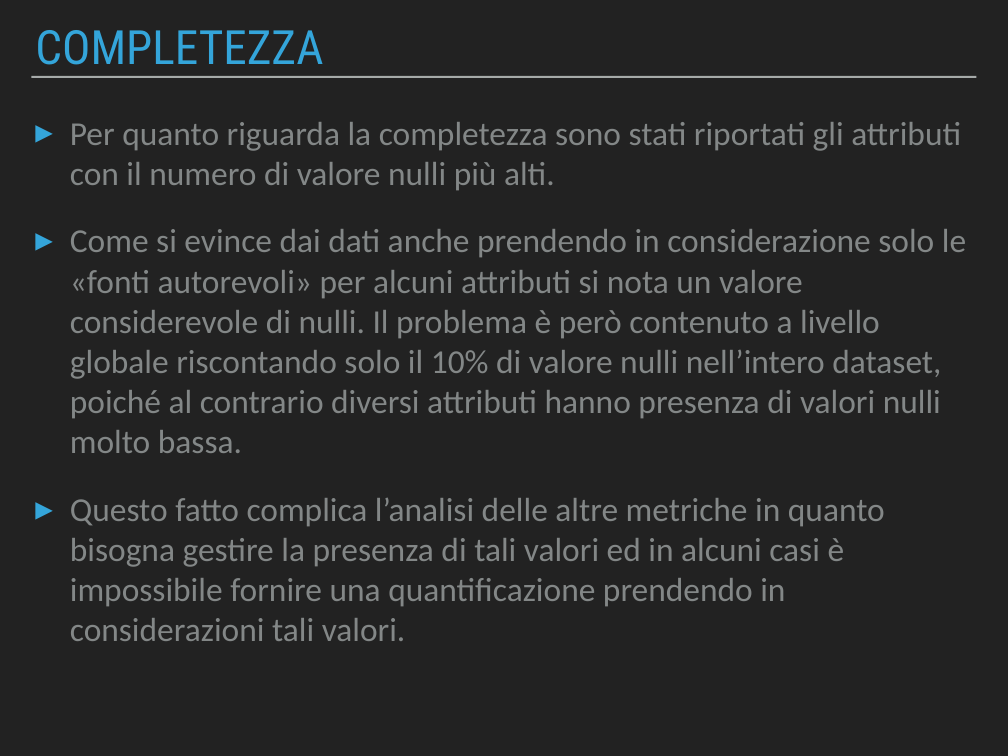
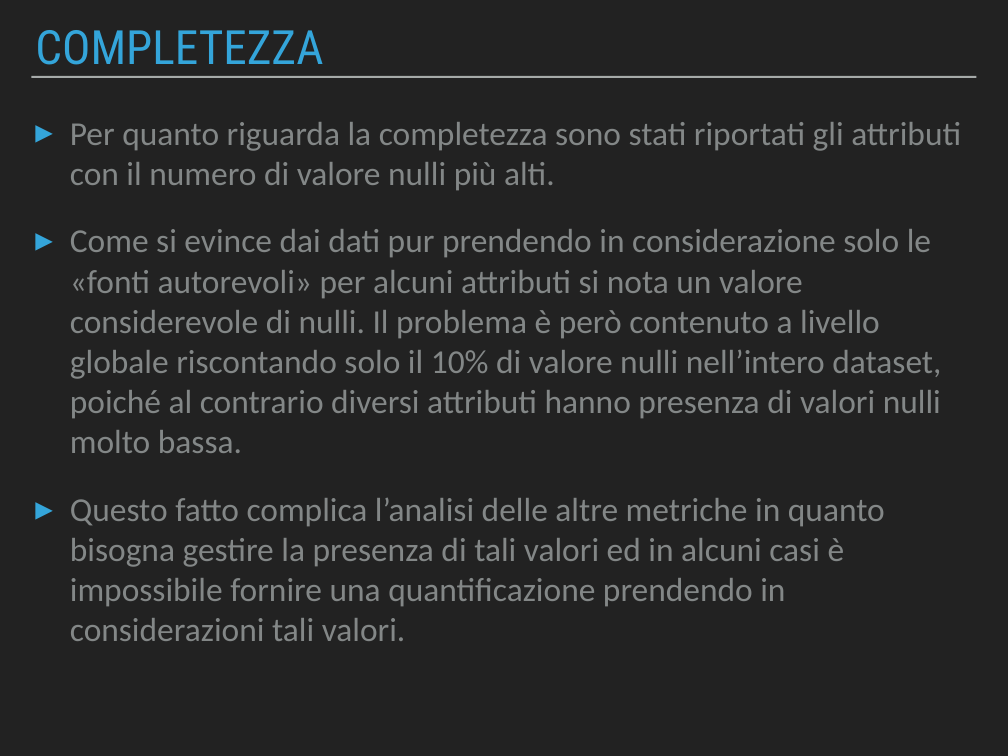
Before and after one commit to Beltra97/Unimib_ArchitettureDati, a slide deck: slide 9 of PresentazionePowerPoint.pptx. Drawn at 1008x756 pixels with LibreOffice and Linux fonts; fonts in the diff are those of the drawing. Boxes give left, top, right and bottom in pixels: in the first picture for what was removed or moved away, otherwise in the second. Text is boxed around its words. In the diff, an @@ line names an element or a change of style, - is before the commit and + after.

```diff
--- a/PresentazionePowerPoint.pptx
+++ b/PresentazionePowerPoint.pptx
@@ text at (70,229,941,453): text changed @@
-▸ Come si evince dai dati anche prendendo in considerazione solo le «fonti autorevoli» per alcuni attributi si nota un valore considerevole di nulli. Il problema è però contenuto a livello globale riscontando solo il 10% di valore nulli nell’intero dataset, poiché al contrario diversi attributi hanno presenza di valori nulli molto bassa.
+▸ Come si evince dai dati pur prendendo in considerazione solo le «fonti autorevoli» per alcuni attributi si nota un valore considerevole di nulli. Il problema è però contenuto a livello globale riscontando solo il 10% di valore nulli nell’intero dataset, poiché al contrario diversi attributi hanno presenza di valori nulli molto bassa.
```
Also in this commit, not shown: 5 other slides changed, 1 other file.
